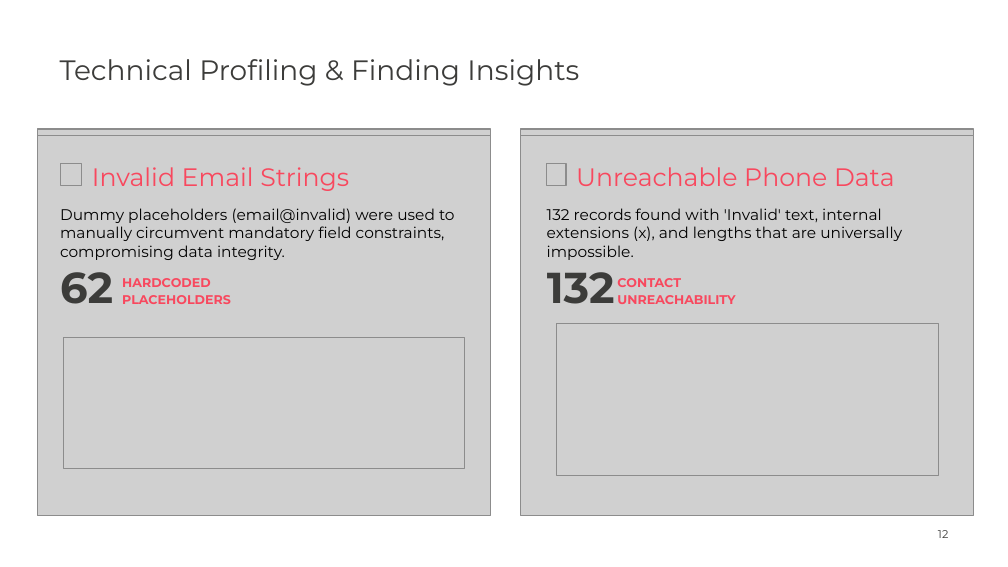
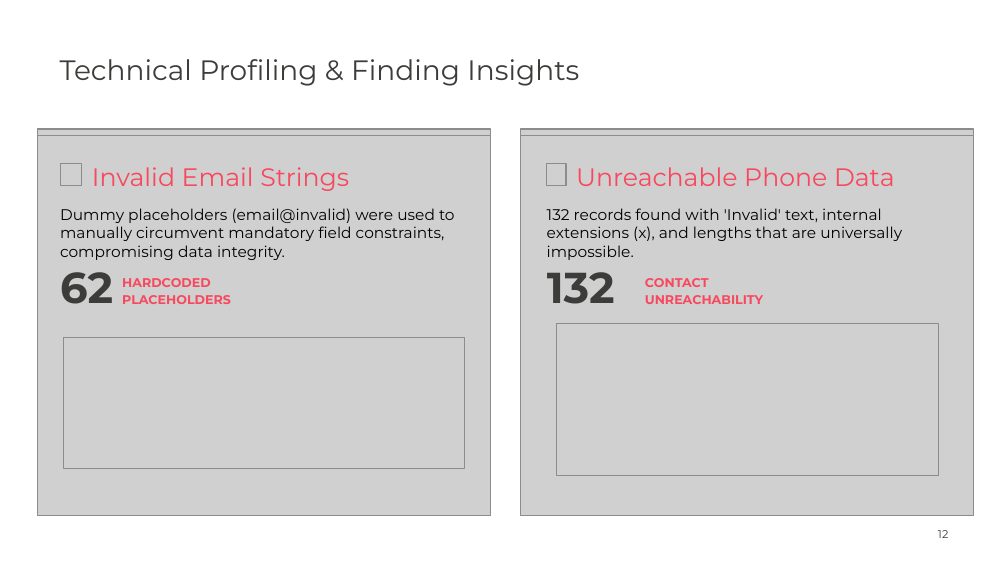
Before and after one commit to omaralthunaiyan-cloud/side-projects, a slide deck: slide 12 of ikea-data-profiling-report/Data_Profiling_Report.pptx. Drawn at 1008x567 pixels with LibreOffice and Linux fonts; fonts in the diff are those of the drawing; grey boxes stand for pictures. Boxes give left, top, right and bottom in pixels: in the first picture for what was removed or moved away, otherwise in the second. Text is boxed around its words. In the diff, an @@ line names an element or a change of style, - is before the commit and + after.

```diff
--- a/ikea-data-profiling-report/Data_Profiling_Report.pptx
+++ b/ikea-data-profiling-report/Data_Profiling_Report.pptx
@@ text "CONTACT UNREACHABILITY" moved from (x1=617, y1=278, x2=735, y2=304) to (x1=645, y1=278, x2=763, y2=304) @@
```
Also in this commit, not shown: 4 other slides changed.
